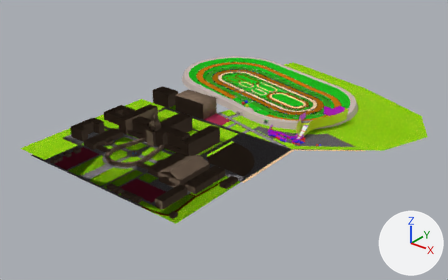
An edit to the Blender file assets/course/tracen-course/tracen-course-export.blend, drawn before and after from the same camera.
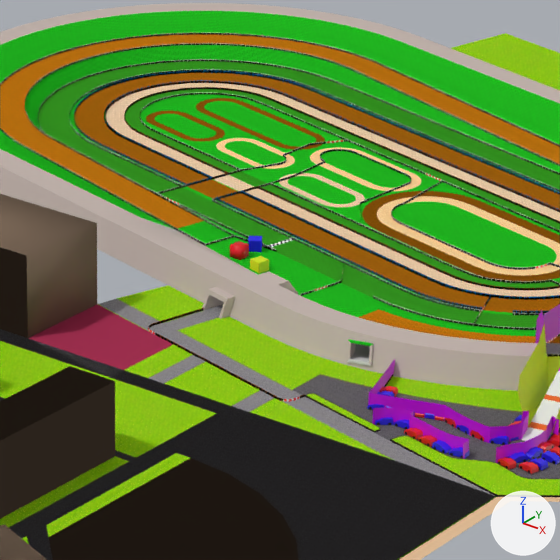
There are two pictures of each version: one whole from a camera (50 mm lens) standing at (64.3, -59.9, 42.7) and looking at (6.3, 12.6, -2.3), one close up on the part from 44% to 68% of the width and 20% to 58% of the height. The axes (+X, +Y, +Z) are drawn at lower right. The lights are the same throughout.

The first close-up shows 'course.001', 'course.005', 'course.007', 'course.010', 'course.011', 'course.012', 'course.013', 'course.014', 'course.015', 'course.018', 'course.023', 'course.032'.
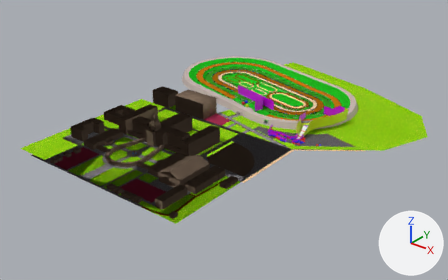
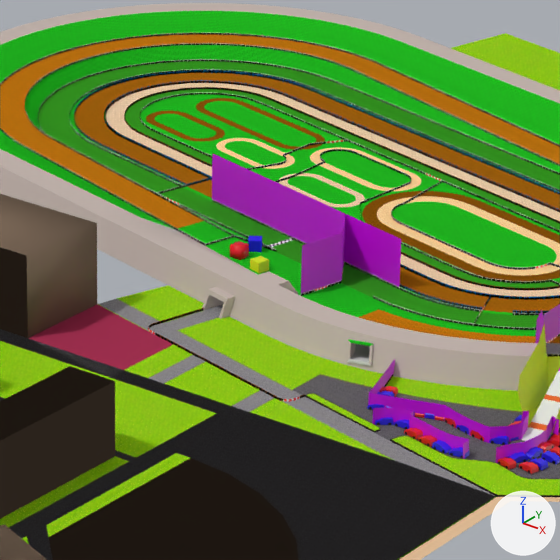
What the commit changed:
me_circle_025 is used by ob_course_023; location (1.64, -3.18, 0.0).
Verts and faces of me_circle_025; kept vertices keep their numbers, new ones are numbered from 92.
me_circle_025 had 92 vertices, 40 faces and spanned x 10.65..18.82, y 17.31..30.73, z 0.0..2.55.
me_circle_025 now has 118 vertices, 51 faces and spans x -2.63..18.82, y 17.31..30.73, z 0.0..2.55.
me_circle_025 part 1: a new loose piece of 14 vertices spanning x 4.26..5.16, y 24.23..27.37, z 0.08..1.79, in mat_wall_invis_nodraw (pink #d000e7).
Part 2, on me_circle_025:
New vertex 92 is at (-2.63, 29.09, 0.08), pixel (211, 198).
New vertex 93 is at (6.97, 26.69, 0.08), pixel (399, 287).
New vertex 94 is at (3.78, 27.49, 0.08).
New vertex 95 is at (0.58, 28.29, 0.08), pixel (271, 227).
New vertex 96 is at (-1.03, 28.69, 0.08), pixel (241, 212).
New vertex 97 is at (2.18, 27.89, 0.08), pixel (302, 241).
New vertices 98 to 103 stand at vertices 92 to 97, in that order, plus (0.0, 0.0, 1.71).
New faces: (95, 97, 103, 101), (92, 96, 102, 98), (95, 101, 102, 96), (94, 100, 103, 97), (93, 99, 100, 94).

What differs and where, as boxes (x1, y1, x2, y2) in the close-ups (560 x 560 px):
'course.023', reshaped
    before: (368, 304, 560, 463)
    after: (212, 153, 560, 463)
part 1 of me_circle_025, added
    after: (301, 220, 345, 293)
part 2 of me_circle_025, added (pink)
    after: (212, 153, 401, 287)
